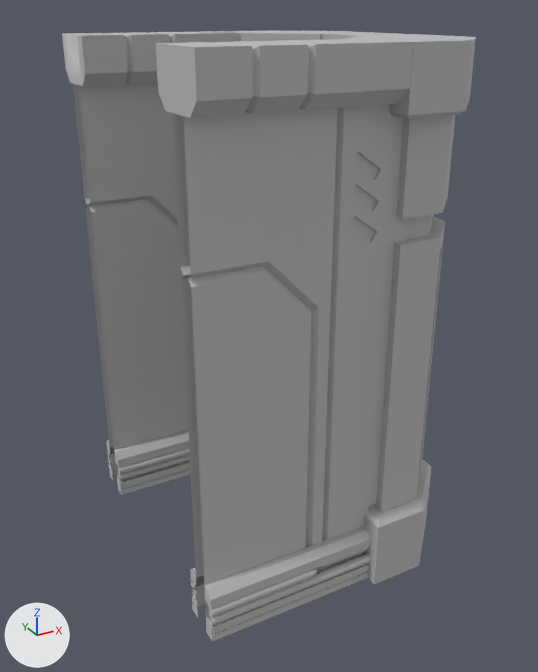
What one commit did to the FBX model Assets/Art/Exports/PC/Sci_Fi/PC_SciFi_U_Wall_01.fbx.
Camera for both pictures: a camera (50 mm lens) standing at (-1.3, -2.47, 2.09) and looking at (0.04, -0.04, 0.88). Every picture has the same lights, and +X, +Y and +Z are marked at lower left. Where no turn or scale is listed for an object, it has been applied to the vertices. Vertices at the same position are counted once.

The older version as bpy lines, for what is in view:
```python
me_mesh = bpy.data.meshes.new('Mesh')
me_mesh.from_pydata(...)  # 1762 vertices, 1491 faces; spans x -0.5..0.64, y -0.64..0.64, z 0.0..2.0
me_mesh.materials.append(mat_blinn1)  # grey #bcbcbc
ob_pc_scifi_u_wall_01 = bpy.data.objects.new('PC_SciFi_U_Wall_01', me_mesh)
ob_pc_scifi_u_wall_01.location = (0.0, 0.0, 0.0)
```
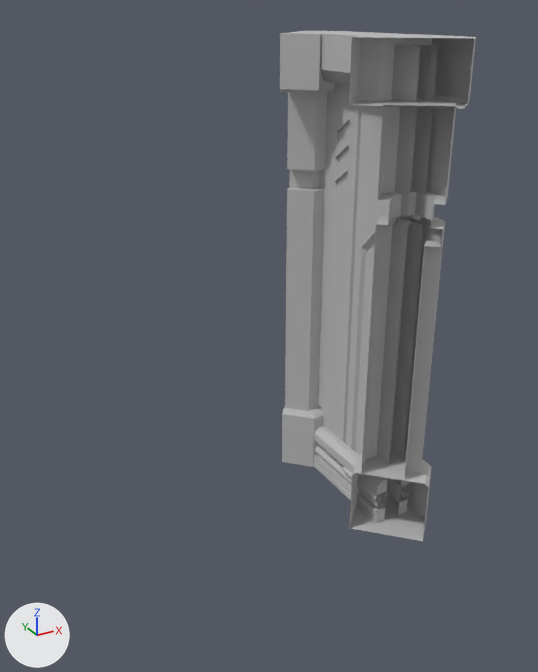
Commit message: adding updated U wall and rotated T wall

The change, as a diff of the scene's bpy script:
```diff
--- a/Assets/Art/Exports/PC/Sci_Fi/PC_SciFi_U_Wall_01.fbx.py
+++ b/Assets/Art/Exports/PC/Sci_Fi/PC_SciFi_U_Wall_01.fbx.py
@@ me_mesh @@
 # used by ob_pc_scifi_u_wall_01; location = (0.0, 0.0, 0.0)
-me_mesh.from_pydata(...)  # 1762 vertices, 1491 faces; spans x -0.5..0.64, y -0.64..0.64, z 0.0..2.0
+me_mesh.from_pydata(...)  # 640 vertices, 499 faces; spans x 0.24..0.64, y -0.52..0.52, z 0.0..2.0
+# me_mesh part 1: 22 loose pieces with 1034 vertices, spanning x -0.5..0.29, y -0.63..0.63, z 0.0..2.0, are deleted
+# me_mesh part 2
+# 88 vertices are removed from x 0.13..0.44, y -0.64..0.64, z 0.0..2.0
+# 111 faces are deleted
 me_mesh.materials.append(mat_blinn1)
```

Changed parts and their boxes (x1, y1, x2, y2) in the pictures (538 x 672 px):
'PC_SciFi_U_Wall_01', reshaped (53% narrower, 17% shorter)
    before: (62, 30, 476, 641)
    after: (280, 31, 476, 541)
part 1 of me_mesh, deleted
    before: (62, 31, 413, 641)
part 2 of me_mesh, deleted
    before: (229, 30, 474, 584)
